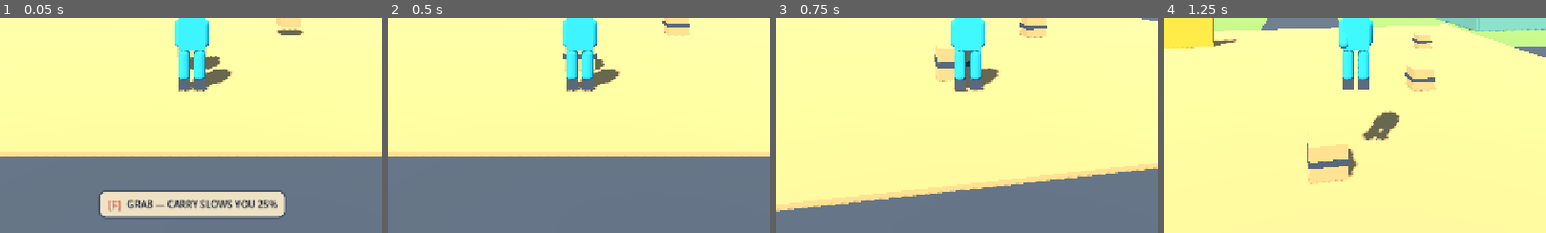
Above: before the commit, frames 1-4 (left to right).
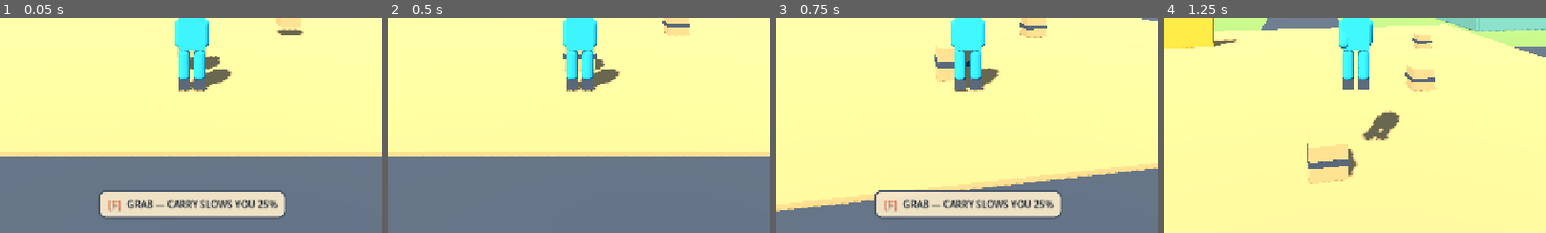
Above: after the commit, the same moments.

Repository: phucle297/idunno
Game: Godot game, scene res://scenes/main.tscn
The game is run twice, just before and just after one commit, with the same random seed, the same clock (stepped at 60 frames per second) and the same inputs. Sound files missing from this copy of the repository are replaced by a short silence.
Inputs (mouse positions are % of the whole screen's width and height, from its top left):
- Up to frame 1 (0.05 s): no input
- Up to frame 2 (0.5 s): no input
- Up to frame 3 (0.75 s): tap Enter (ui_accept) at 0.5 s; move the mouse to (55, 50) at 0.52 s; hold W (move_forward) from 0.53 s (still down); tap F (grab) at 0.6 s; click (55, 50) at 0.67 s
- Up to frame 4 (1.25 s): keep holding W (move_forward); tap Space (jump) at 0.77 s
The pictures show only the part of the screen within x 25-75%, y 50-100%; the shares and areas given below are measured in that part.

Frames 1-2 are identical in both runs. In frame 3, 6.1% of the frame differs, in the area x 25-75%, y 80-93%; in frame 4, nothing differs.

Commit message:
fix(grab): stop acquisition rays inside floor-resting prop targets [skip ci]
Real crate assemblies rest with the body origin on the floor surface, so
the full-length eligibility ray reported the floor as an obstruction and
rejected grabs of floor-resting crates. End the ray at 85% of the offset
and add a regression case for a bottom-origin prop resting on the floor.

Amp-Thread-ID: https://ampcode.com/threads/T-01a121bc-9ac1-7679-ae16-4fcb14143388
Co-authored-by: Phúc Lê <phucle.2971.dd@gmail.com>

Diff:
--- a/game/grab_manager.gd
+++ b/game/grab_manager.gd
@@ -110,7 +110,10 @@
 	var distance := offset.length()
 	if distance > Tuning.GRAB_RANGE or distance <= 0.001 or player.get_grab_direction().dot(offset / distance) < Tuning.GRAB_MIN_FORWARD_DOT:
 		return false
-	var query := PhysicsRayQueryParameters3D.create(origin, body.global_position, player.collision_mask, [player.get_rid(), body.get_rid()])
+	# Stop inside the target: a floor-resting prop's origin lies on the floor
+	# surface, so a ray ending there spuriously reports the floor as blocking.
+	var ray_end := origin + offset * 0.85
+	var query := PhysicsRayQueryParameters3D.create(origin, ray_end, player.collision_mask, [player.get_rid(), body.get_rid()])
 	query.hit_from_inside = true
 	return player.get_world_3d().direct_space_state.intersect_ray(query).is_empty()
 
--- a/tests/test_grab_manager.gd
+++ b/tests/test_grab_manager.gd
@@ -128,6 +128,15 @@
 	manager.release_grab(1)
 	crate.position.z -= 0.01
 	_expect(manager.get_interaction_candidate(player_one) == null and not manager.request_grab(1, crate), "Just outside range is rejected by both paths")
+	crate.position = Vector3(0, 0.4, -1)
+	# Real prop assemblies rest with the body origin on the floor surface; the
+	# floor must not read as an acquisition obstruction at that boundary.
+	var resting_collision := crate.find_children("*", "CollisionShape3D", false, false)[0] as CollisionShape3D
+	resting_collision.position.y = 0.3
+	crate.position = Vector3(0, 0, -1)
+	_expect(manager.get_interaction_candidate(player_one) == crate and manager.request_grab(1, crate), "A floor-resting bottom-origin prop must remain acquirable")
+	manager.release_grab(1)
+	resting_collision.position.y = 0.0
 	crate.position = Vector3(0, 0.4, -1)
 	var wall := StaticBody3D.new()
 	var collision := CollisionShape3D.new()
